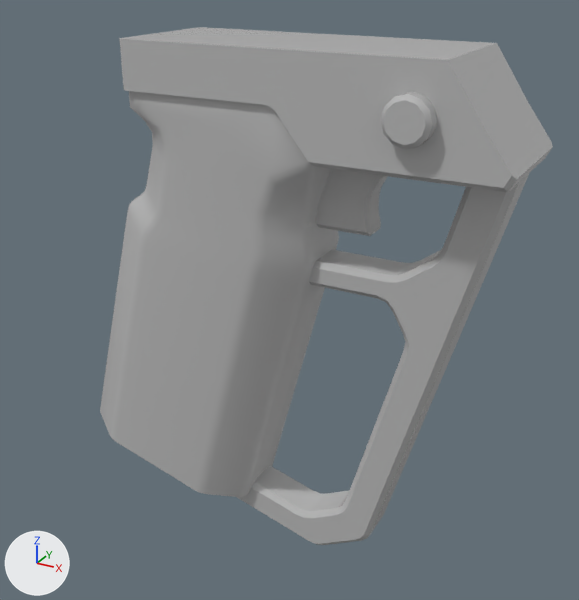
Renders of the FBX model Assets/_Art/Models/Items/Attachments_Model/Mangos/mango1.fbx from each side of a commit.
Before and after are seen from a camera (50 mm lens) standing at (0.16, -0.234, 0.112) and looking at (0.022, 0.017, -0.014). The lights are fixed; the arrows at lower left show +X, +Y and +Z. Where no turn or scale is listed for an object, it has been applied to the vertices. Vertices at the same position are counted once.

The older version as bpy lines, for what is in view:
```python
me_mesh = bpy.data.meshes.new('Mesh')
me_mesh.from_pydata(...)  # 51 vertices, 40 faces; spans x -0.0099..0.0233, y -0.01..0.0, z -0.0142..0.0142
me_mesh.materials.append(mat_material__26)  # grey #bcbcbc
me_mesh_001 = bpy.data.meshes.new('Mesh.001')
me_mesh_001.from_pydata(...)  # 74 vertices, 72 faces; spans x -0.0075..0.0075, y -0.0053..0.0523, z -0.0075..0.0075
me_mesh_001.materials.append(mat_material__26)  # grey #bcbcbc
me_mesh_002 = bpy.data.meshes.new('Mesh.002')
me_mesh_002.from_pydata(...)  # 491 vertices, 494 faces; spans x -0.097..0.011, y -0.022..0.022, z -0.101..0.061
me_mesh_002.materials.append(mat_material__26)  # grey #bcbcbc
me_mesh_003 = bpy.data.meshes.new('Mesh.003')
me_mesh_003.from_pydata(...)  # 55 vertices, 56 faces; spans x -0.0037..0.1285, y 0.0..0.0469, z 0.1183..0.1518
me_mesh_003.materials.append(mat_material__26)  # grey #bcbcbc
me_mesh_004 = bpy.data.meshes.new('Mesh.004')
me_mesh_004.from_pydata(...)  # 190 vertices, 360 faces; spans x -0.132..0.009, y 0.0..0.016, z -0.139..0.02
me_mesh_004.materials.append(mat_material__26)  # grey #bcbcbc
ob_box003 = bpy.data.objects.new('Box003', me_mesh)
ob_box003.location = (0.0514, 0.0052, 0.0398)
ob_cylinder003 = bpy.data.objects.new('Cylinder003', me_mesh_001)
ob_cylinder003.location = (0.0824, -0.0232, 0.0687)
ob_object003 = bpy.data.objects.new('Object003', me_mesh_002)
ob_object003.location = (0.0399, 0.0002, 0.0081)
ob_plane008 = bpy.data.objects.new('Plane008', me_mesh_003)
ob_plane008.location = (-0.016, -0.0232, -0.0667)
ob_plane009 = bpy.data.objects.new('Plane009', me_mesh_004)
ob_plane009.location = (0.1014, -0.008, 0.0332)
```
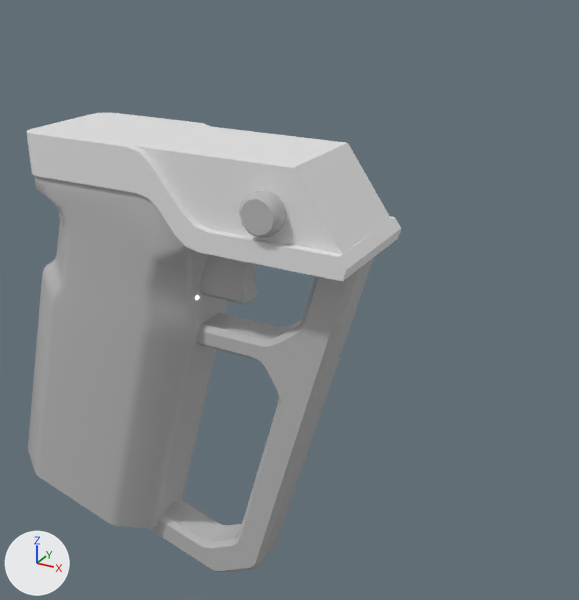
What differs and where, as boxes (x1, y1, x2, y2) in the pictures (579 x 600 px):
'Object003', moved: before (100, 91, 339, 497); after (28, 175, 227, 528)
'Plane009', moved: before (237, 172, 530, 545); after (149, 258, 373, 572)
'Plane008', deleted: before (119, 27, 553, 192)
'Box006.001', added: after (135, 125, 391, 254)
'Box006', added: after (26, 113, 401, 281)
'Box003', moved: before (316, 169, 388, 236); after (200, 254, 257, 305)
'Cylinder003', reshaped, moved: before (381, 92, 437, 149); after (239, 190, 287, 239)

The change, as a list of edits to the scene's bpy script:
```text
Change me_mesh_001:
    used by ob_cylinder003; location = (0.0824, -0.0232, 0.0687)
    remove me_mesh_001.from_pydata(...)  # 74 vertices, 72 faces; spans x -0.0075..0.0075, y -0.0053..0.0523, z -0.0075..0.0075
    add me_mesh_001.from_pydata(...)  # 74 vertices, 120 faces; spans x -0.0075..0.0075, y -0.0025..0.0494, z -0.0075..0.0075
    me_mesh_001 part 1: the loose piece of 37 vertices spanning x -0.0075..0.0075, y -0.0053..0.0006, z -0.0075..0.0075 is rebuilt with 37 vertices and now spans x -0.0075..0.0075, y -0.0025..0.0034, z -0.0075..0.0075
Add me_mesh_005:
    me_mesh_005.from_pydata([(0.0057, 0.0201, 0.027), (-0.0617, 0.0201, 0.027), (-0.0293, 0.0201, 0.0), (0.0243, 0.0201, 0.0005), (0.0057, 0.0114, 0.027), (-0.0617, 0.0, 0.027), (0.0243, -0.02, 0.0005), (-0.0293, -0.02, 0.0), (-0.0617, -0.02, 0.027), (0.0057, -0.02, 0.027), (0.0057, -0.0113, 0.027), (0.0057, 0.0, 0.027), (0.0243, 0.0, 0.0005)], [], [(3, 1, 0), (4, 3, 0), (11, 1, 5), (6, 8, 7), (10, 12, 11), (11, 8, 10), (3, 2, 1), (4, 11, 12), (4, 12, 3), (4, 0, 1), (11, 4, 1), (6, 9, 8), (10, 9, 6), (10, 6, 12), (11, 5, 8), (8, 9, 10)])
Add me_mesh_004_1:
    me_mesh_004_1.from_pydata(...)  # 110 vertices, 216 faces; spans x -0.0294..0.1044, y -0.046..0.0, z -0.0254..0.0079
Change ob_cylinder003:
    ob_cylinder003.location: (0.0824, -0.0232, 0.0687) -> (0.0339, -0.0235, 0.0338)
Change ob_object003:
    ob_object003.location: (0.0399, 0.0002, 0.0081) -> (-0.0086, 0.0, -0.0268)
Change ob_plane009:
    ob_plane009.location: (0.1014, -0.008, 0.0332) -> (0.0528, -0.0082, -0.0017)
Change ob_box003:
    ob_box003.location: (0.0514, 0.0052, 0.0398) -> (0.0028, 0.005, 0.0049)
Remove ob_plane008:
    ob_plane008 = bpy.data.objects.new('Plane008', me_mesh_003)
    ob_plane008.location = (-0.016, -0.0232, -0.0667)
Add ob_box006_001:
    ob_box006_001 = bpy.data.objects.new('Box006.001', me_mesh_005)
    ob_box006_001.location = (0.0379, 0.0, 0.0227)
Add ob_box006:
    ob_box006 = bpy.data.objects.new('Box006', me_mesh_004_1)
    ob_box006.location = (-0.0403, 0.023, 0.042)
```
